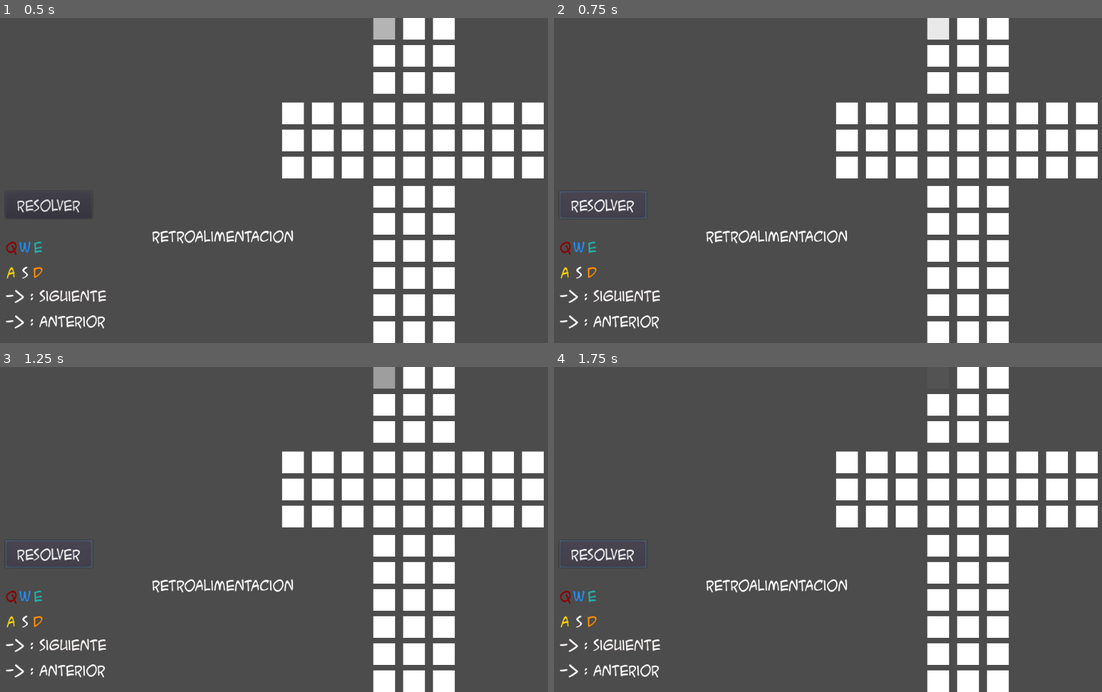
Above: before the commit, frames 1-4 (two rows, left to right).
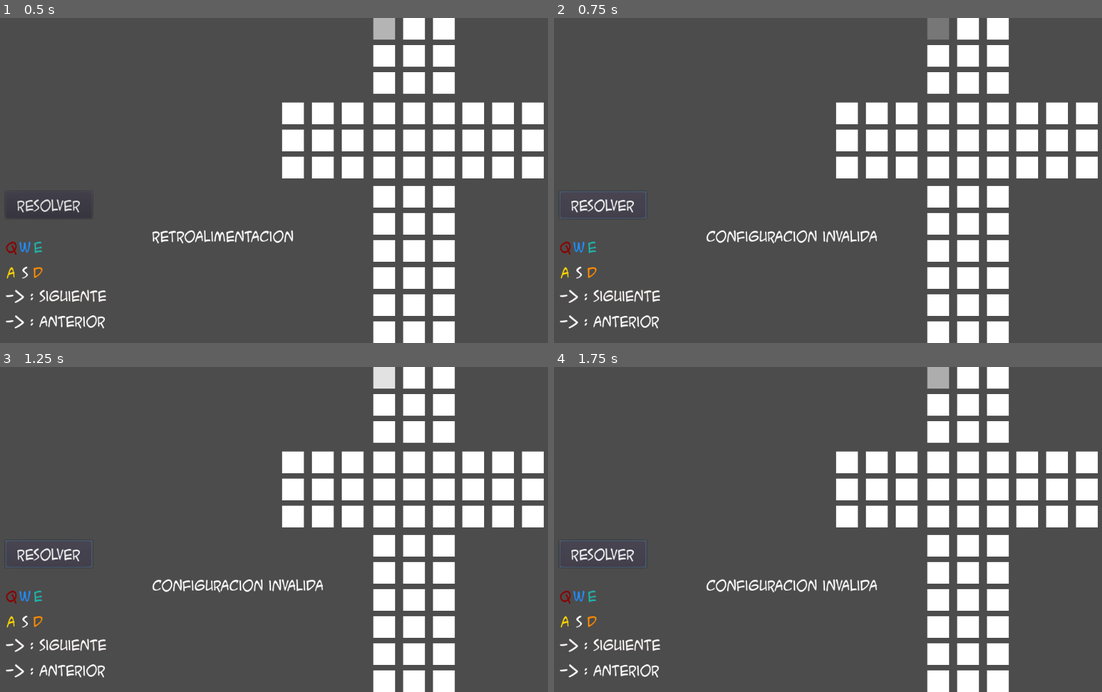
Above: after the commit, the same moments.

Repository: TheIcySpark/Solucionador-cubo-rubik
Game: Godot game, scene res://Escenas/Cubo.tscn
The game is run twice, just before and just after one commit, with the same random seed, the same clock (stepped at 60 frames per second) and the same inputs. The project has no main scene, so this scene is started directly.
Inputs:
- Up to frame 1 (0.5 s): no input
- Up to frame 2 (0.75 s): click "Resolver" at 0.5 s
- Up to frame 3 (1.25 s): no input
- Up to frame 4 (1.75 s): click "Resolver" at 1.25 s

Frame 1 is identical in both runs. In frame 2, 1.0% of the frame differs, in the area x 27-73%, y 0-70%; in frame 3, 1.0%; in frame 4, 1.0%.

Commit message:
Busqueda de soluciones de el cubo incompleta, falta de codigo

Diff:
--- a/Escenas/Cubo.tscn
+++ b/Escenas/Cubo.tscn
@@ -9,7 +9,6 @@
 script = ExtResource( 1 )
 
 [node name="GridContainer" type="GridContainer" parent="."]
-editor/display_folded = true
 margin_left = 688.181
 margin_right = 849.181
 margin_bottom = 146.0
--- a/Scripts/Cubo.gd
+++ b/Scripts/Cubo.gd
@@ -1,10 +1,12 @@
 extends Node2D
+onready var retroalimentacion=$Retoralimentacion
 var cuadrados=[]
+var cola=[]
+var vis={}
 var posicion=0
 
 func _ready():
 	cuadrados=get_tree().get_nodes_in_group("cuadrado")
-
 
 func LeerTeclado():
 	if Input.is_action_just_pressed("ui_derecha"):
@@ -37,3 +39,136 @@
 func _process(delta):
 	LeerTeclado()
 	Parpadear()
+
+func ConfiguracionPosible()->bool:
+	var azul=0
+	var naranja=0
+	var rojo=0
+	var amarillo=0
+	var verde=0
+	var blanco=0
+	for cuadrado in cuadrados:
+		if cuadrado.ColorActual()=="Azul": azul+=1
+		elif cuadrado.ColorActual()=="Naranja": naranja+=1
+		elif cuadrado.ColorActual()=="Rojo": rojo+=1
+		elif cuadrado.ColorActual()=="Amarillo": amarillo+=1
+		elif cuadrado.ColorActual()=="Verde": verde+=1
+		elif cuadrado.ColorActual()=="Blanco": blanco+=1
+	if azul!=9 or naranja!=9 or rojo!=9 or amarillo!=9 or verde!=9 or blanco!=9: return false
+	return true
+
+func SolucionCorrecta(solucion)->bool:
+	var i=1
+	while i<=53:
+		if solucion[i].ColorActual()!=solucion[i-1].ColorActual(): return false
+		i+=1
+		if i%9==0: i+=1
+	return true
+
+func GirarDerecha(posReferencia,actual):
+	var nuevo
+	nuevo=actual
+	nuevo[posReferencia]=actual[posReferencia+6]
+	nuevo[posReferencia+1]=actual[posReferencia+3]
+	nuevo[posReferencia+2]=actual[posReferencia]
+	nuevo[posReferencia+3]=actual[posReferencia+7]
+	nuevo[posReferencia+4]=actual[posReferencia+4]
+	nuevo[posReferencia+5]=actual[posReferencia+1]
+	nuevo[posReferencia+6]=actual[posReferencia+8]
+	nuevo[posReferencia+7]=actual[posReferencia+5]
+	nuevo[posReferencia+8]=actual[posReferencia+2]
+	return nuevo
+
+func GirarIzquierda(posReferencia,actual):
+	var nuevo
+	nuevo=actual
+	nuevo[posReferencia]=actual[posReferencia+2]
+	nuevo[posReferencia+1]=actual[posReferencia+5]
+	nuevo[posReferencia+2]=actual[posReferencia+8]
+	nuevo[posReferencia+3]=actual[posReferencia+1]
+	nuevo[posReferencia+4]=actual[posReferencia+4]
+	nuevo[posReferencia+5]=actual[posReferencia+7]
+	nuevo[posReferencia+6]=actual[posReferencia+0]
+	nuevo[posReferencia+7]=actual[posReferencia+3]
+	nuevo[posReferencia+8]=actual[posReferencia+6]
+	return nuevo
+
+func MostrarPasos(paso):
+	if vis[paso]=="0": return
+	pass
+
+func Girar(subCuadrado,direccion,actual):
+	var pos=[]
+	var intercambio=[]
+	var nuevo=actual
+	if subCuadrado==1:
+		if direccion=="Derecha":
+			pos=[0,1,2,3,4,5,6,7,8,9,10,11,18,19,20,27,28,29,51,52,53]
+			intercambio=[6,3,0,7,4,1,8,5,2,18,19,20,27,28,29,53,52,51,11,10,9]
+		elif direccion=="Izquierda":
+			pos=[0,1,2,3,4,5,6,7,8,9,10,11,18,19,20,27,28,29,51,52,53]
+			intercambio=[2,5,8,1,4,7,0,3,6,53,52,51,9,10,11,18,19,20]
+	elif subCuadrado==2:
+		if direccion=="Derecha":
+			pos=[9,10,11,12,13,14,15,16,0,3,6,18,21,24,36,39,42,45,48,51]
+			intercambio=[15,12,9,16,13,10,17,14,11,45,48,51,0,3,6,18,21,24,36,39,42]
+		elif direccion=="Izquierda":
+			pos=[9,10,11,12,13,14,15,16,0,3,6,18,21,24,36,39,42,45,48,51]
+			intercambio=[11,14,17,10,13,16,9,12,15,18,21,24,36,39,42,45,48,51,6,3,0]
+	elif subCuadrado==3:
+		if direccion=="Derecha":
+			pos=[18,19,20,21,22,23,24,25,26,6,7,8,11,14,17,27,30,33,36,37,38]
+			intercambio=[24,21,18,25,22,19,26,23,20,17,14,11,36,37,38,6,7,8,33,30,27]
+		elif direccion=="Izquierda":
+			pos=[18,19,20,21,22,23,24,25,26,6,7,8,11,14,17,27,30,33,36,37,38]
+			intercambio=[]
+	elif subCuadrado==4:
+		if direccion=="Derecha":
+			pos=[]
+			intercambio=[]
+		elif direccion=="Izquierda":
+			pos=[]
+			intercambio=[]
+	elif subCuadrado==5:
+		if direccion=="Derecha":
+			pos=[]
+			intercambio=[]
+		elif direccion=="Izquierda":
+			pos=[]
+			intercambio=[]
+	elif subCuadrado==6:
+		if direccion=="Derecha":
+			pos=[]
+			intercambio=[]
+		elif direccion=="Izquierda":
+			pos=[]
+			intercambio=[]
+	var i=0
+	while i<pos.size():
+		nuevo[pos[i]]=actual[intercambio[i]]
+		i+=1
+
+
+
+func BuscarSolucion():
+	cola=[]
+	var actual
+	cola.push_back(cuadrados)
+	vis[cuadrados]="0"
+	while cola.size()>0:
+		actual=cola.front()
+		cola.pop_back()
+		if SolucionCorrecta(actual):
+			MostrarPasos(actual)
+			break
+		pass
+		#Agregar Girar(a,b,c)
+	cola=[]
+
+func _on_Resolver_button_down():
+	vis={}
+	if !ConfiguracionPosible(): retroalimentacion.text="Configuracion invalida"
+	else:
+		retroalimentacion.text="Resolviendo..."
+		BuscarSolucion()
+		retroalimentacion.text="Resuelto :)"
